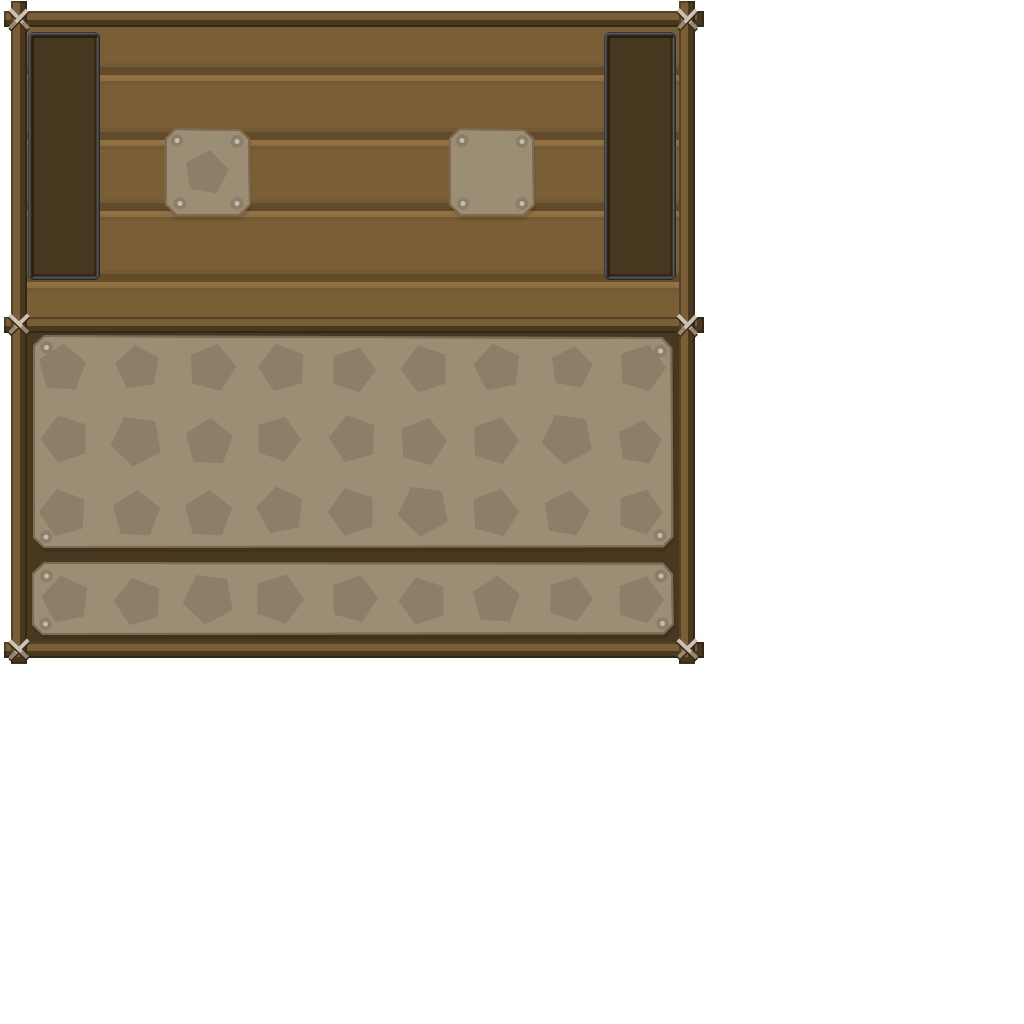
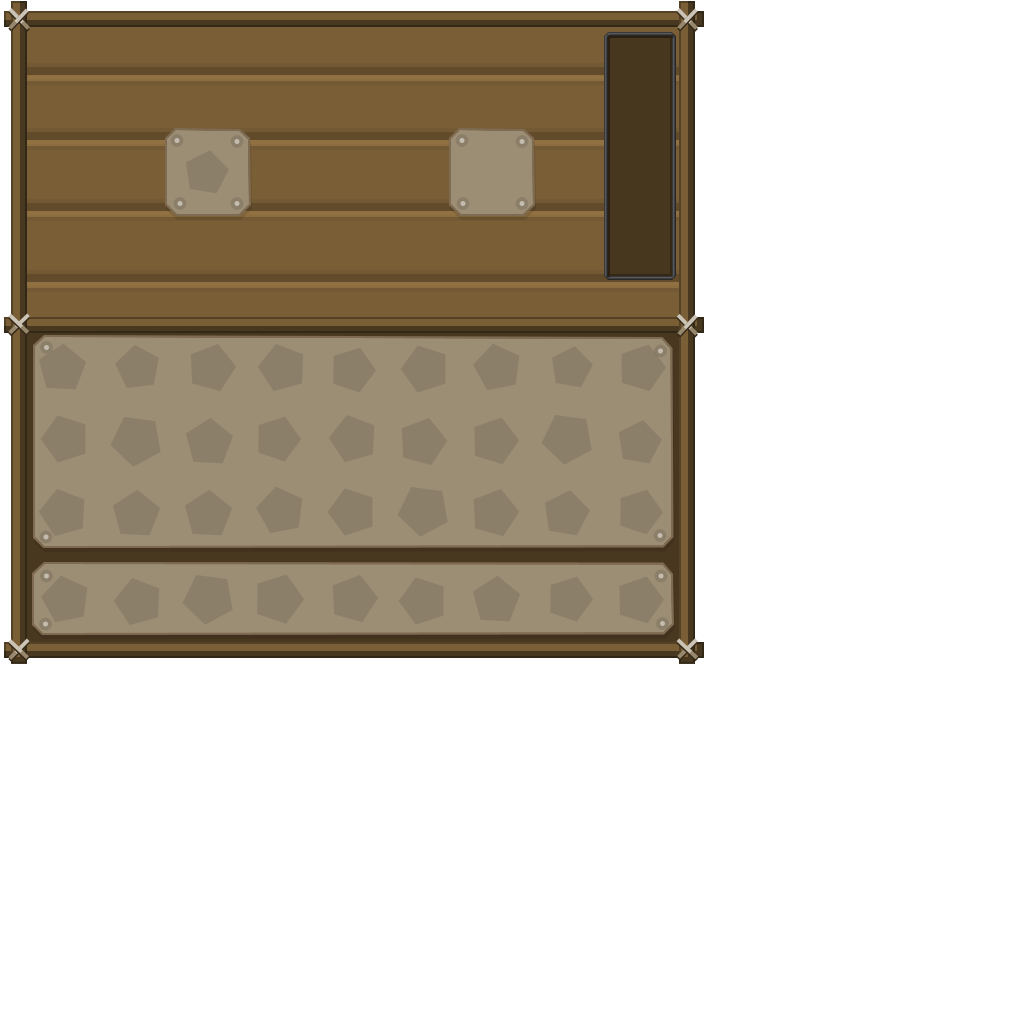
Layer changes from the first w=1024, h=1024 image to the second:
hid group "fluid large copy" (2 layers) over [28, 32, 100, 280]
